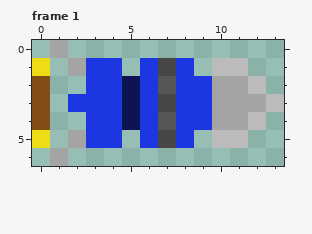
Two versions of one pixel-art file, Assets/Sprites/Weapon/Attachment/hookshot.ase. Above, as it was before the edit.
14x7 pixels, 2 frames. Shown: frame 1.
The result:
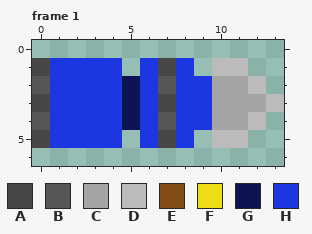
Palette (. is transparent): A #474747  B #565656  C #a4a4a4  D #bbbbbb  E #824d14  F #eedd15  G #0c1552  H #1c37e1
What changed:
Changed rows in their new state; - is an unchanged pixel.
Frame 1:
first column x 0:
0 -.-
1 AHH
2 BHH
3 AH-
4 BHH
5 AHH
6 -.-
Changed places in both pictures, as pixel boxes (x1, y1, x2, y2):
changed: (32, 40, 86, 166)
